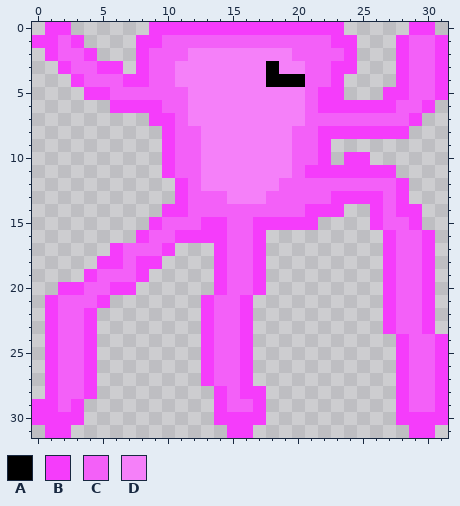
Two versions of one pixel-art sprite, Assets/CrazyBall Assets/Sprites/CharacterTest.png. Above: the version before the commit.
The file is 32x32 pixels.
Palette (. is transparent): A #000000  B #f53cfb  C #f360f8  D #f580f9
Pixels before, first column x 0:
 0 .BB......BBBBBBBBBBBBBBB.....BB.
 1 BBCB....BBCCCCCCCCCCCCCBB...BCCB
 2 .BCCB...BCCCDDDDDDDDCCCCB...BCCB
 3 ..BCCBB.BCCDDDDDDDADDCCBB...BCCB
 4 ...BCCCBBCCDDDDDDDAAACCB....BCCB
 5 ....BBCCCCCCDDDDDDDDDCBB...BBCCB
 6 ......BBBBCCDDDDDDDDDCBBBBBBCCB.
 7 .........BBCDDDDDDDDDCCCCCCCCB..
 8 ..........BCCDDDDDDDCCBBBBBBB...
 9 ..........BCCDDDDDDDCCB.........
10 ..........BCCDDDDDDDCCB.BB......
11 ..........BCCDDDDDDDCBBBBBBB....
12 ...........BCDDDDDDCCCCCCCCCB...
13 ...........BCCCDDDCCCCCBBBBCB...
14 ..........BBCCCCCCCCCBBB..BCBB..
15 .........BCCCBBCCBBBBB....BCCB..
16 ........BCCBBBBCCB.........BCCB.
17 ......BCCCB...BCCB.........BCCB.
18 .....BBCBB....BCCB.........BCCB.
19 ....BCCCB.....BCCB.........BCCB.
20 ..BBCCBB......BCCB.........BCCB.
21 .BCCCB.......BCCB..........BCCB.
22 .BCCB........BCCB..........BCCB.
23 .BCCB........BCCB..........BCCB.
24 .BCCB........BCCB...........BCCB
25 .BCCB........BCCB...........BCCB
26 .BCCB........BCCB...........BCCB
27 .BCCB........BCCB...........BCCB
28 .BCCB.........BCBB..........BCCB
29 BBCB..........BCCB..........BCCB
30 BBBB..........BBBB..........BBBB
31 .BB............BB............BB.
Now the later version:
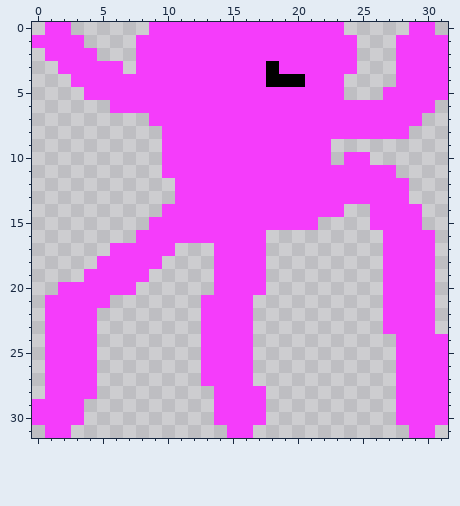
Diff:
Changed rows in their new state; - is an unchanged pixel.
first column x 2:
 1 B-------BBBBBBBBBBBBB------BB
 2 BB-----BBBBBBBBBBBBBBB-----BB
 3 -BB----BBBBBBBBB-BBBB------BB
 4 --BBB--BBBBBBBBB---BB------BB
 5 ----BBBBBBBBBBBBBBBB-------BB
 6 --------BBBBBBBBBBBB------BB-
 7 ---------BBBBBBBBBBBBBBBBBB--
 8 ---------BBBBBBBBBBB---------
 9 ---------BBBBBBBBBBB---------
10 ---------BBBBBBBBBBB---------
11 ---------BBBBBBBBBB----------
12 ----------BBBBBBBBBBBBBBBB---
13 ----------BBBBBBBBBBB----B---
14 ----------BBBBBBBBB------B---
15 --------BBB--BB----------BB--
16 -------BB----BB-----------BB-
17 -----BBB-----BB-----------BB-
18 -----B-------BB-----------BB-
19 ---BBB-------BB-----------BB-
20 --BB---------BB-----------BB-
21 BBB---------BB------------BB-
22 BB----------BB------------BB-
23 BB----------BB------------BB-
24 BB----------BB-------------BB
25 BB----------BB-------------BB
26 BB----------BB-------------BB
27 BB----------BB-------------BB
28 BB-----------B-------------BB
29 B------------BB------------BB
Changed places in both pictures, as pixel boxes (x1, y1, x2, y2):
changed: (58, 35, 435, 412)
